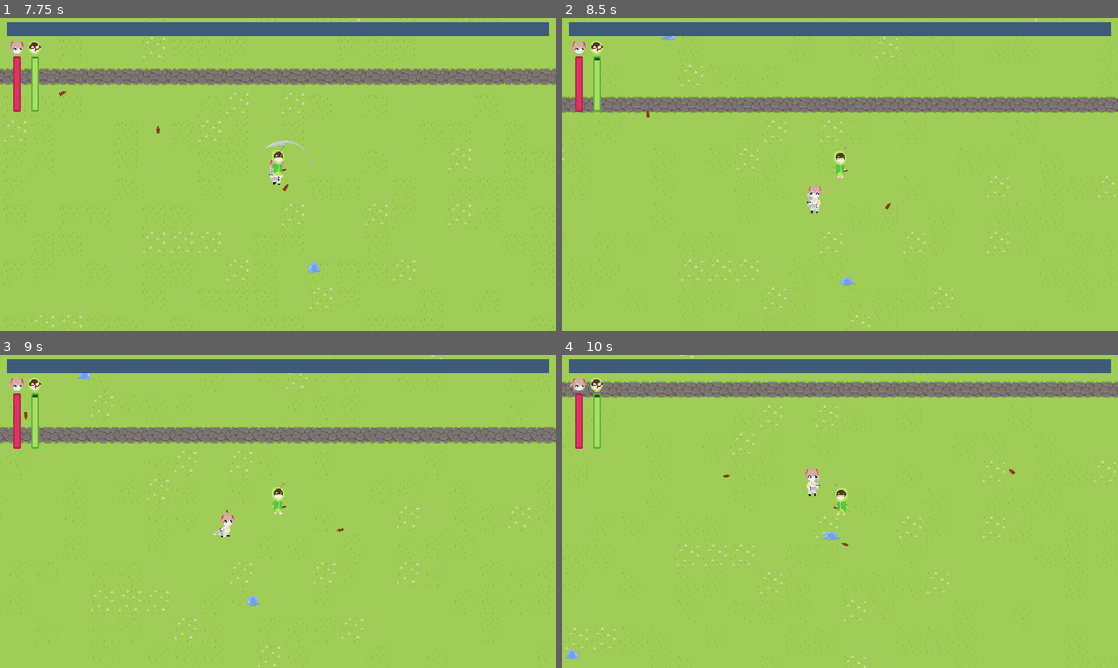
Above: before the commit, frames 1-4 (two rows, left to right).
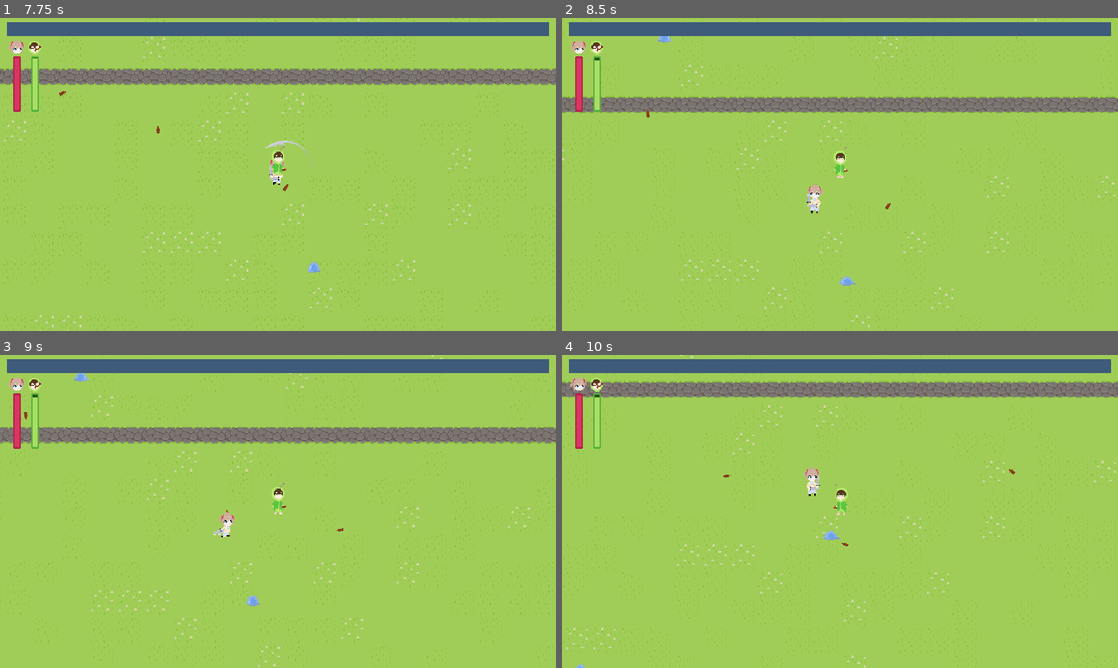
Above: after the commit, the same moments.

Repository: KotgeDev/Neuro-Adventures
Game: Godot game, scene res://scenes/ui/menu.tscn
Two runs of this game, one before a commit and one after it. Both use one fixed random seed, a clock stepped at 60 frames per second and the inputs below.
Inputs (mouse positions are in pixels of both pictures, inside the frame that each line leads up to):
- Up to frame 1 (7.75 s): click "Start" at 0.5 s; move the mouse to (400, 158) at 1.27 s; hold D (right) 1.28-2.03 s; move the mouse to (166, 190) at 2.02 s; hold S (down) 2.03-2.78 s; move the mouse to (333, 105) at 2.77 s; hold D (right) 2.78-3.53 s; move the mouse to (250, 237) at 3.52 s; hold W (up) 3.53-4.28 s; move the mouse to (444, 221) at 4.27 s; hold A (left) 4.28-5.78 s; move the mouse to (111, 127) at 5.02 s; move the mouse to (305, 174) at 5.77 s; hold S (down) 5.78-6.53 s; move the mouse to (194, 96) at 6.52 s; hold D (right) 6.53-7.28 s; move the mouse to (400, 158) at 7.27 s; hold W (up) from 7.28 s (still down)
- Up to frame 2 (8.5 s): move the mouse to (728, 190) at 8.02 s; release W (up) at 8.03 s; hold D (right) from 8.03 s (still down)
- Up to frame 3 (9 s): move the mouse to (333, 442) at 8.77 s; release D (right) at 8.78 s; hold S (down) from 8.78 s (still down)
- Up to frame 4 (10 s): move the mouse to (812, 574) at 9.52 s; release S (down) at 9.53 s; hold A (left) from 9.53 s (still down)

Frame 1 is identical in both runs. In frame 2, less than 0.1% of the frame differs, in the area x 17-21%, y 5-8%; in frame 3, less than 0.1%; in frame 4, less than 0.1%, in the area x 0-5%, y 94-100%.

Commit message:
Revert "enemy ai optimization + rum sound sfx"
This reverts commit e52a827c6724aae67b3d7ca35b992a93c085e9bb.

Diff:
--- a/scenes/characters/ais/neuro.tscn
+++ b/scenes/characters/ais/neuro.tscn
@@ -3,8 +3,12 @@
 [ext_resource type="PackedScene" uid="uid://y36yytk34v0i" path="res://scenes/characters/ais/ai.tscn" id="1_jb3ag"]
 
 [node name="Neuro" instance=ExtResource("1_jb3ag")]
+wall_min_slide_angle = 0.0
 
-[node name="SearchField" parent="." index="1"]
+[node name="SearchField" parent="." index="2"]
+visible = false
+
+[node name="Hurtbox" parent="." index="3"]
 visible = false
 
 [editable path="CharacterAnimation"]
--- a/scenes/enemies/goblin.tscn
+++ b/scenes/enemies/goblin.tscn
@@ -60,6 +60,9 @@
 [node name="CollisionPolygon2D" parent="ContinuousHitbox" index="0"]
 polygon = PackedVector2Array(-3, -20, 4, -18, 4, -13, 4, -12, 5, -11, 7, -8, 8, -6, 8, 0, 5, -1, 5, 8, -3, 8, -3, -5, -4, -2, -7, 0, -6, -6, -4, -10, -2, -12)
 
+[node name="CollisionShape2D" parent="." index="3"]
+position = Vector2(1, -7)
+
 [node name="AnimationPlayer" type="AnimationPlayer" parent="." index="5"]
 libraries = {
 "": SubResource("AnimationLibrary_u2hhj")
--- a/scenes/enemies/soldier.tscn
+++ b/scenes/enemies/soldier.tscn
@@ -60,6 +60,9 @@
 [node name="CollisionPolygon2D" parent="ContinuousHitbox" index="0"]
 polygon = PackedVector2Array(-5, -21, -5, 8, 2, 8, 2, -6, 7, -6, 7, -7, 8, -7, 8, -15, 6, -19, 6, -18, 5, -17, 5, -8, 4, -8, 4, -13, 3, -13, 3, -21)
 
+[node name="CollisionShape2D" parent="." index="3"]
+position = Vector2(-1, -6.5)
+
 [node name="AnimationPlayer" type="AnimationPlayer" parent="." index="5"]
 libraries = {
 "": SubResource("AnimationLibrary_jm0gq")
--- a/scripts/enemies/enemy.gd
+++ b/scripts/enemies/enemy.gd
@@ -31,30 +31,23 @@
 
 #region OTHER
 var velocity: Vector2
-var next_pos: Vector2
 #endregion
 
 @onready var health: int = MAX_HEALTH
 @onready var ai: AI = get_tree().get_first_node_in_group("ai")
-#uses the collab partner to balance enemy smartness and performance
-@onready var collab_partner: CollabPartner = get_tree().get_first_node_in_group("collab_partner")
 var dead := false
 
 func _ready() -> void:
 	$ContinuousHitbox.damage = DAMAGE
 	$ContinuousHitbox/HitTimer.wait_time = ATTACK_INTERVAL
 	$AnimationPlayer.play("idle")
-	if(global_position.distance_to(collab_partner.global_position) < 350.0):
-		make_path()
-	else:
-		next_pos = ai.global_position
+	make_path()
 
 func make_path() -> void:
 	navigation_agent.target_position = ai.global_position
-	next_pos = navigation_agent.get_next_path_position()
 
 func _physics_process(delta):
-	var dir = to_local(next_pos).normalized()
+	var dir = to_local(navigation_agent.get_next_path_position()).normalized()
 	velocity = dir * SPEED
 
 	if velocity.x < 0:
@@ -82,7 +75,4 @@
 		queue_free()
 
 func _on_pathfind_timer_timeout():
-	if(global_position.distance_to(collab_partner.global_position) < 350.0):
-		make_path()
-	else:
-		next_pos = ai.global_position
+	make_path()
--- a/scripts/projectiles/rum.gd
+++ b/scripts/projectiles/rum.gd
@@ -15,9 +15,6 @@
 var splash_damage: float
 #endregion
 
-#region SOUNDFX
-var hit_sfx: AudioStream = preload("res://assets/sfx/RumHit.wav")
-#endregion
 
 func _ready() -> void:
 	$AnimationPlayer.play("spin")
@@ -45,7 +42,6 @@
 	speed = 0
 	if create_splash: add_splash()
 	$AnimationPlayer.play("hit")
-	Audiosystem.play_sfx(hit_sfx, global_position)
 	await $AnimationPlayer.animation_finished
 	queue_free()
 
Not shown, removed: assets/sfx/RumHit.wav.import
Not shown, removed: assets/sfx/RumHit.wav
